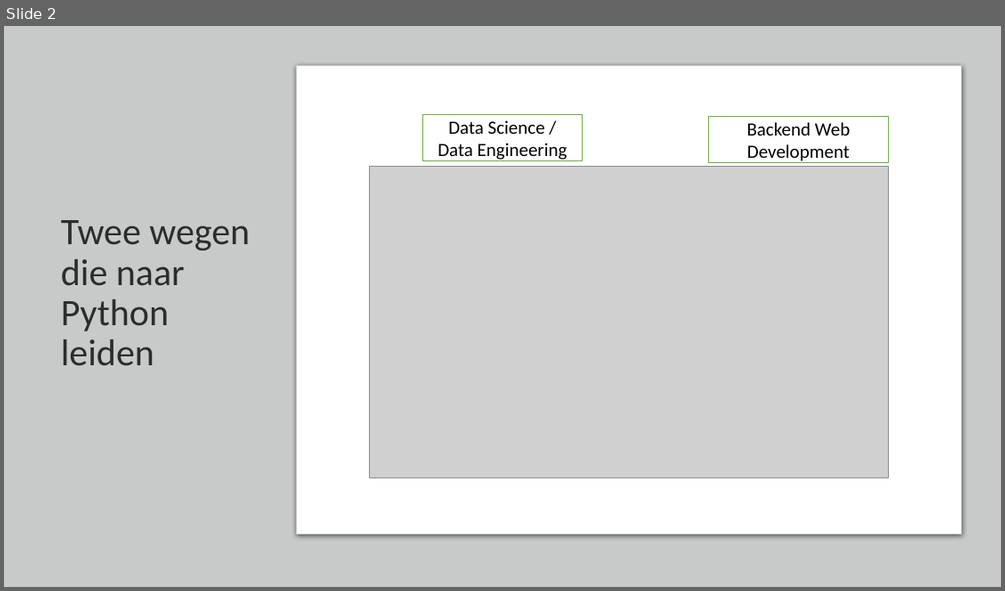
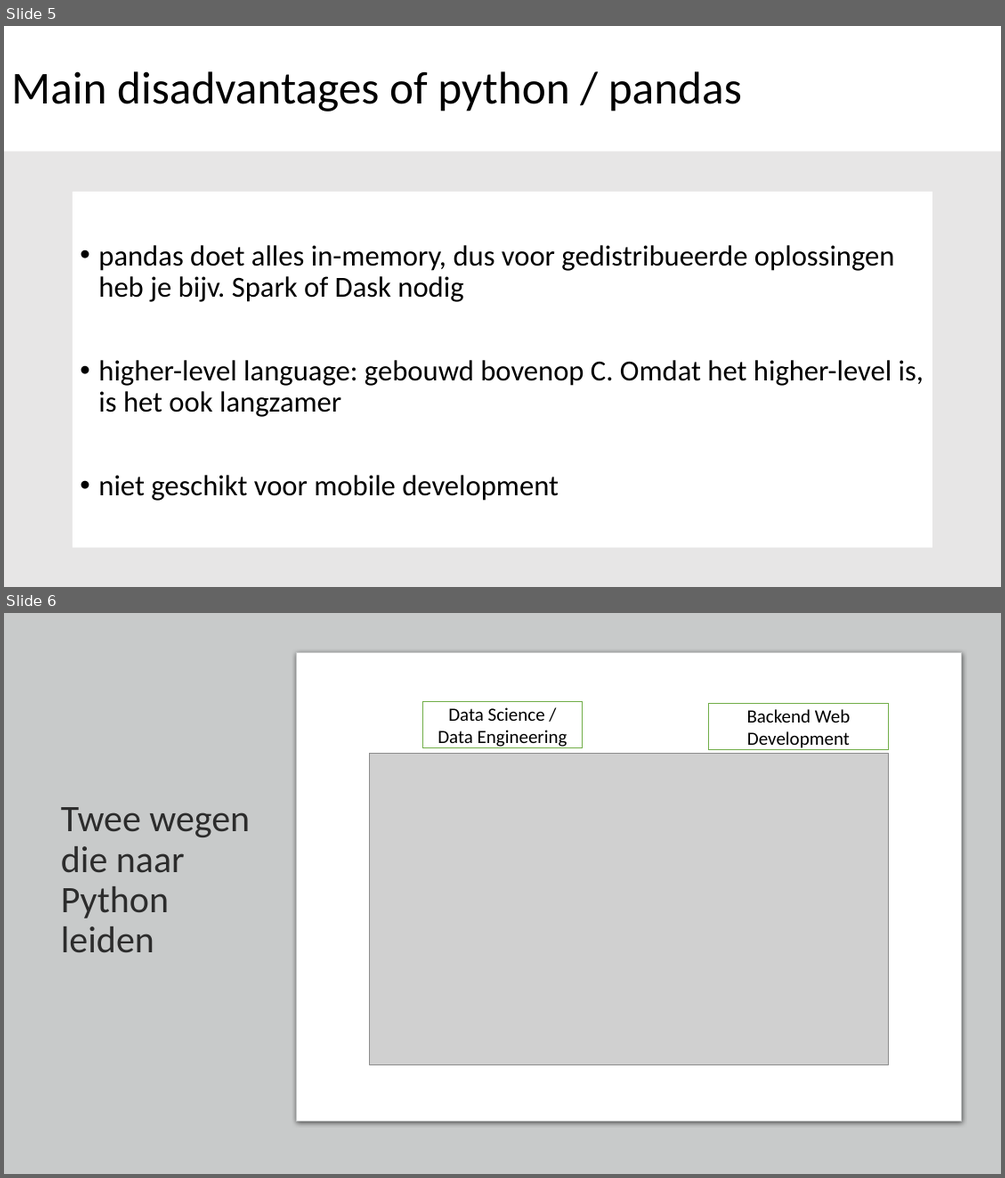
Before and after one commit to SandervandenOord/pandas_training, a slide deck: Pandas_Training_Slides.pptx. Shown one above the other, each under a label of ours: slide 2 before the commit, slides 5 and 6 after it. The pictures are 1005x591 and 1005x1178 pixels, drawn with LibreOffice and Linux fonts; fonts in the diff are those of the drawing; grey boxes stand for pictures. Boxes give left, top, right and bottom in pixels: in the first picture for what was removed or moved away, otherwise in the second. Text is boxed around its words. In the diff, an @@ line names an element or a change of style, - is before the commit and + after.

Commit message:
added slides on why pandas and python

```diff
--- a/Pandas_Training_Slides.pptx
+++ b/Pandas_Training_Slides.pptx
@@ slide 5 added at (4,26,1001,587), background #E7E6E6 @@
@@ title added at (4,26,1001,151), fill #FFFFFF, 44 pt, text #000000 @@
+Main disadvantages of python / pandas
@@ text added at (73,192,933,548), fill #FFFFFF, 28 pt, text #000000 @@
+• pandas doet alles in-memory, dus voor gedistribueerde oplossingen heb je bijv. Spark of Dask nodig
+• higher-level language: gebouwd bovenop C. Omdat het higher-level is, is het ook langzamer
+• niet geschikt voor mobile development
@@ what was slide 2 is now slide 6 @@
```
Also in this commit, not shown: 4 other slides added.
